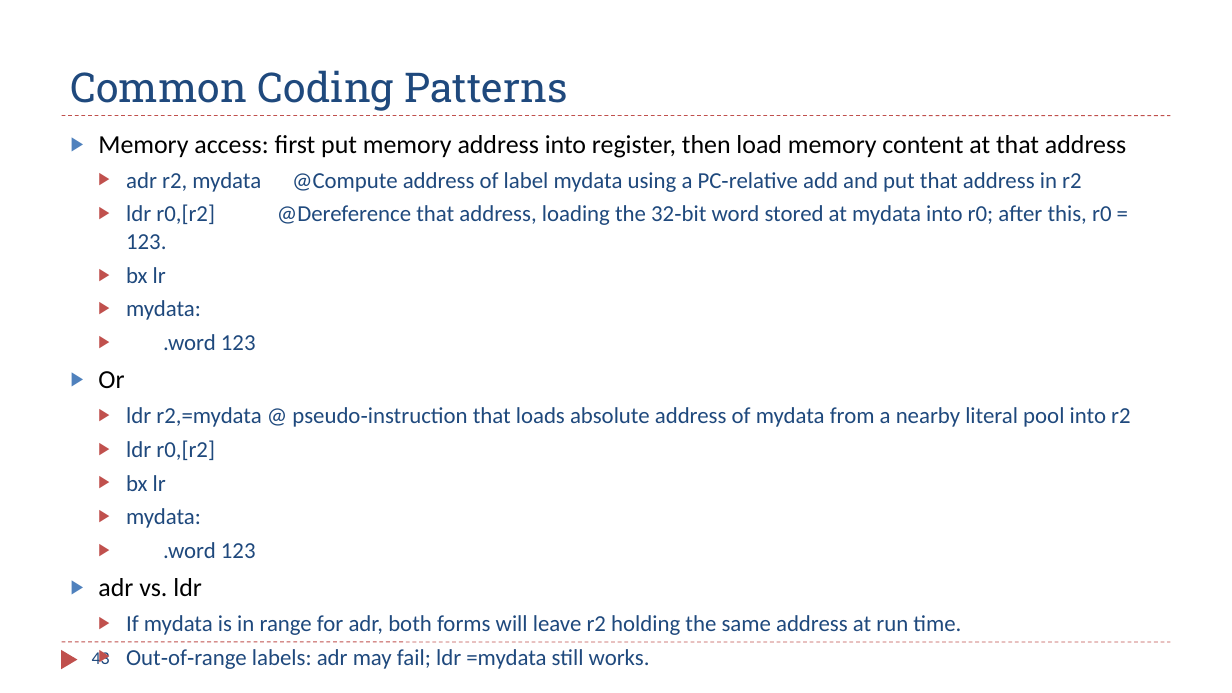
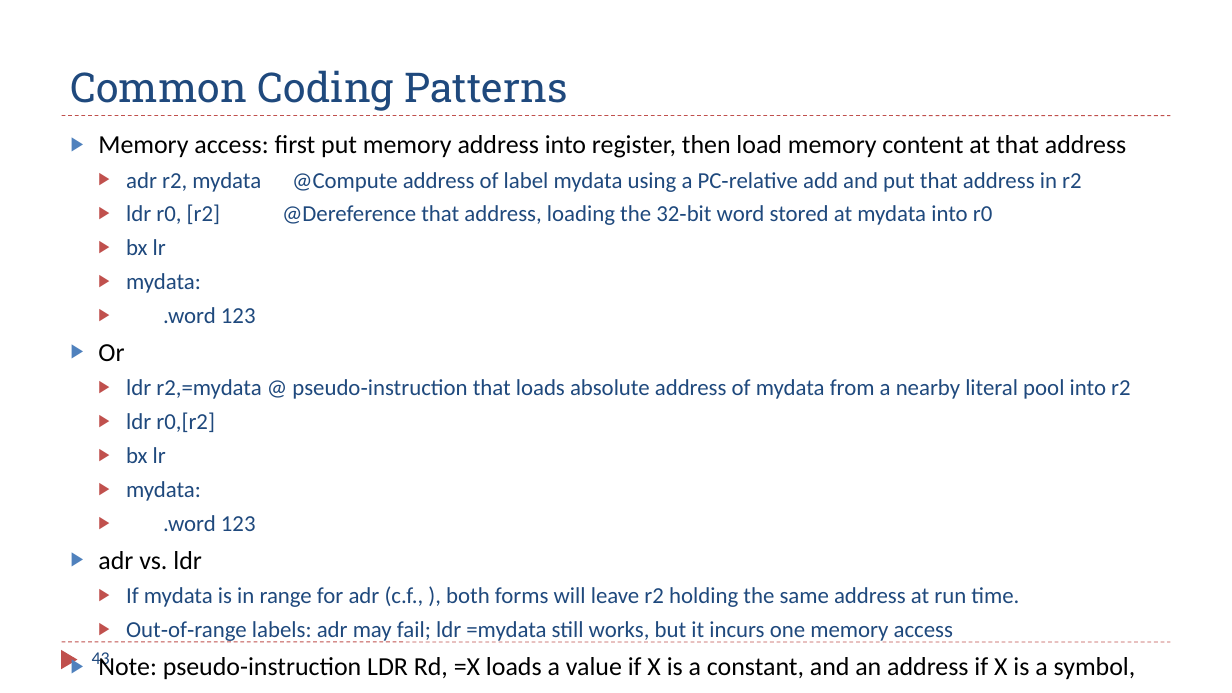
Before and after one commit to guhofstra/CSC111Fa25, a slide deck: slide 43 of PPTs/Ch8_ARM_Subroutines_1_Parameters_Registers.pptx. Drawn at 1232x693 pixels with LibreOffice and Linux fonts; fonts in the diff are those of the drawing. Boxes give left, top, right and bottom in pixels: in the first picture for what was removed or moved away, otherwise in the second. Text is boxed around its words. In the diff, an @@ line names an element or a change of style, - is before the commit and + after.

```diff
--- a/PPTs/Ch8_ARM_Subroutines_1_Parameters_Registers.pptx
+++ b/PPTs/Ch8_ARM_Subroutines_1_Parameters_Registers.pptx
@@ text at bbox=[126, 204, 992, 225]: text changed @@
-  ▶ ldr r0,[r2] @Dereference that address, loading the 32‑bit word stored at mydata into r0; after this, r0 = 123.
+  ▶ ldr r0, [r2] @Dereference that address, loading the 32‑bit word stored at mydata into r0
@@ text at bbox=[98, 586, 1136, 680]: text changed @@
-  ▶ If mydata is in range for adr, both forms will leave r2 holding the same address at run time.
-  ▶ Out‑of‑range labels: adr may fail; ldr =mydata still works.
+  ▶ If mydata is in range for adr (c.f., ), both forms will leave r2 holding the same address at run time.
+  ▶ Out‑of‑range labels: adr may fail; ldr =mydata still works, but it incurs one memory access
+▶ Note: pseudo-instruction LDR Rd, =X loads a value if X is a constant, and an address if X is a symbol,
+  ▶ e.g., “LDR r2, =0x55555555” loads the value 0x55555555 from memory
```
Also in this commit, not shown: 3 other slides changed, 3 other files.
